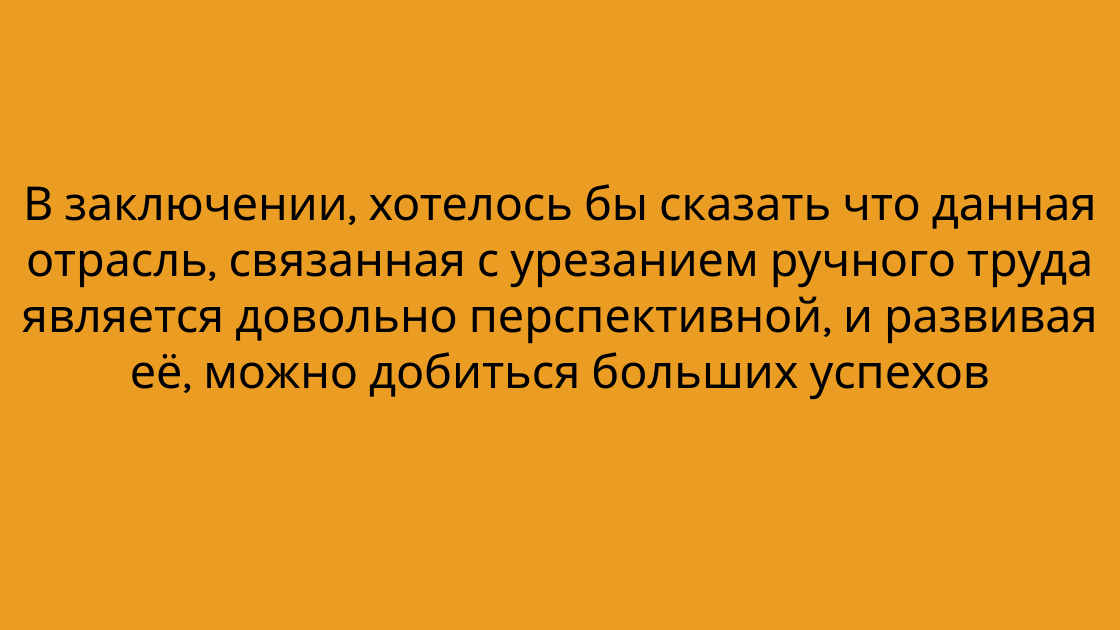
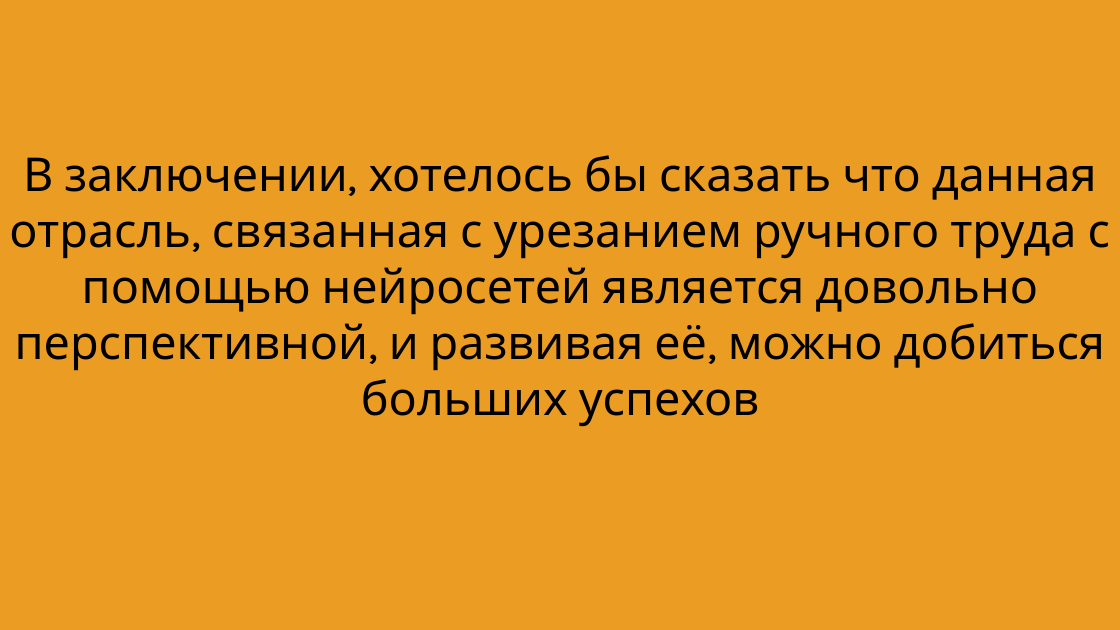
Before and after one commit to timati19/project, a slide deck: slide 5 of проект.pptx. Drawn at 1120x630 pixels with LibreOffice and Linux fonts; fonts in the diff are those of the drawing. Boxes give left, top, right and bottom in pixels: in the first picture for what was removed or moved away, otherwise in the second. Text is boxed around its words. In the diff, an @@ line names an element or a change of style, - is before the commit and + after.

```diff
--- a/проект.pptx
+++ b/проект.pptx
@@ text at [9,155,1110,427]: text changed @@
-В заключении, хотелось бы сказать что данная отрасль, связанная с урезанием ручного труда является довольно перспективной, и развивая её, можно добиться больших успехов
+В заключении, хотелось бы сказать что данная отрасль, связанная с урезанием ручного труда с помощью нейросетей является довольно перспективной, и развивая её, можно добиться больших успехов
```
Also in this commit, not shown: 1 other slide changed.
